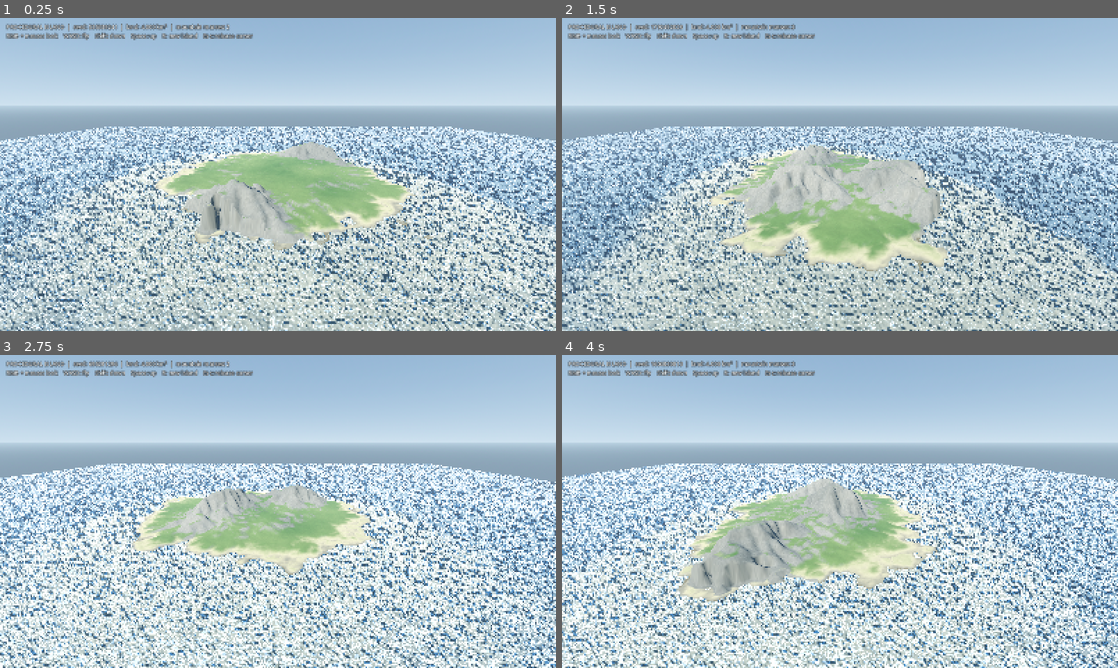
Above: before the commit, frames 1-4 (two rows, left to right).
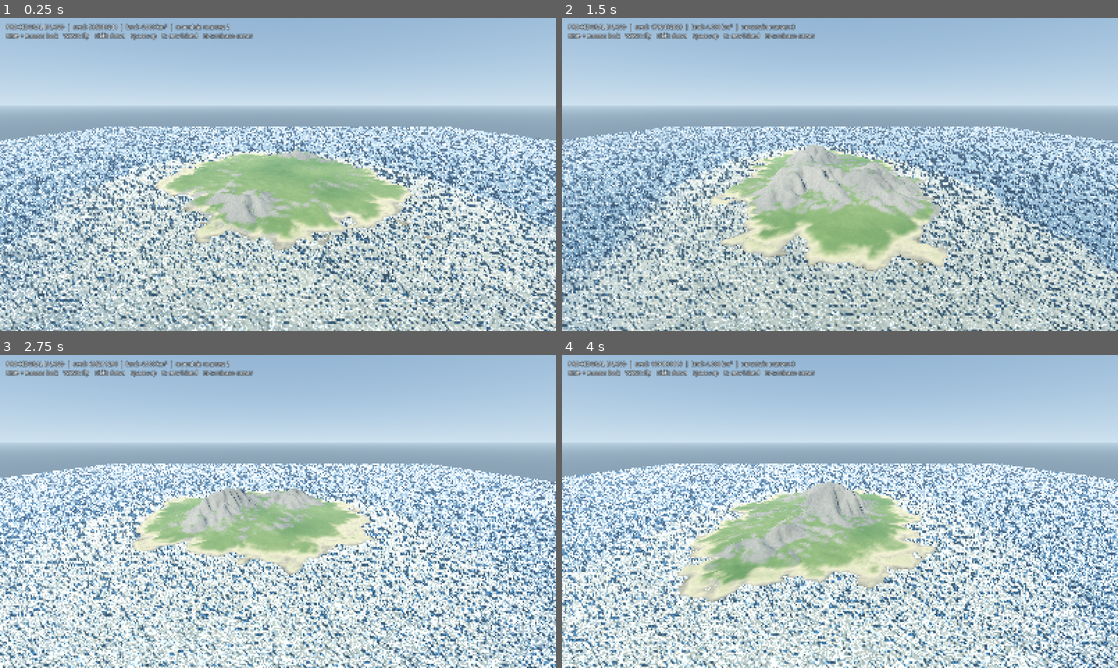
Above: after the commit, the same moments.

Repository: Temeramor/PG-Island
Game: Godot game, scene res://main.tscn
The game is run twice, just before and just after one commit, with the same random seed, the same clock (stepped at 60 frames per second) and the same inputs.
Inputs (mouse positions are in pixels of both pictures, inside the frame that each line leads up to):
- Up to frame 1 (0.25 s): no input
- Up to frame 2 (1.5 s): tap Enter at 0.5 s; move the mouse to (962, 158) at 0.52 s; hold D 0.53-1.28 s; tap R at 0.6 s; click (962, 158) at 0.67 s; tap Space at 0.77 s; move the mouse to (728, 190) at 1.27 s; hold S from 1.28 s (still down); tap Shift at 1.35 s
- Up to frame 3 (2.75 s): tap Space at 1.52 s; move the mouse to (333, 442) at 2.02 s; release S at 2.03 s; hold D from 2.03 s (still down); tap R at 2.1 s
- Up to frame 4 (4 s): move the mouse to (812, 574) at 2.77 s; release D at 2.78 s; hold W 2.78-3.53 s; tap Shift at 2.85 s; click (812, 574) at 2.92 s; tap Space at 3.02, 3.77 s; move the mouse to (1006, 558) at 3.52 s; hold A from 3.53 s (still down); tap R at 3.6 s

The runs differ from the first frame. In frame 1, 2.4% of the frame differs, in the area x 29-68%, y 39-72%; in frame 2, 2.6%; in frame 3, 0.8%; in frame 4, 3.5%, in the area x 22-61%, y 39-77%.

Commit message:
Ease mountain relief toward the coastline

Diff:
--- a/scripts/island_generator.gd
+++ b/scripts/island_generator.gd
@@ -262,9 +262,17 @@
 							local.x * 0.006 + phase * 0.13,
 							local.y * 0.006 - phase * 0.09
 						)
+						# Mountain relief eases down toward the coast instead of being
+						# clipped at the shoreline. Keep a small foothill shoulder near
+						# sea level while progressively suppressing the high mountain core.
+						var coastal_exposure := _smoothstep(0.0, 760.0, sdf)
+						var summit_factor := lerpf(0.035, 1.0, coastal_exposure)
+						var foothill_factor := lerpf(0.20, 1.0, coastal_exposure)
 						var core_height := float(mountain["peak_height"]) * pow(maxf(mountain_core, 0.0), 1.28)
-						core_height *= 0.78 + 0.18 * ridged + 0.04 * broad_variation
-						var foothill_height := 34.0 * pow(maxf(foothill_apron, 0.0), 1.65)
+						core_height *= (0.78 + 0.18 * ridged + 0.04 * broad_variation) * summit_factor
+						# A wider, lower apron forms rolling foothills before the beach.
+						var foothill_height := 39.0 * pow(maxf(foothill_apron, 0.0), 1.85)
+						foothill_height *= foothill_factor
 						height += core_height + foothill_height
 				height = maxf(height, 0.35)
 			else:
